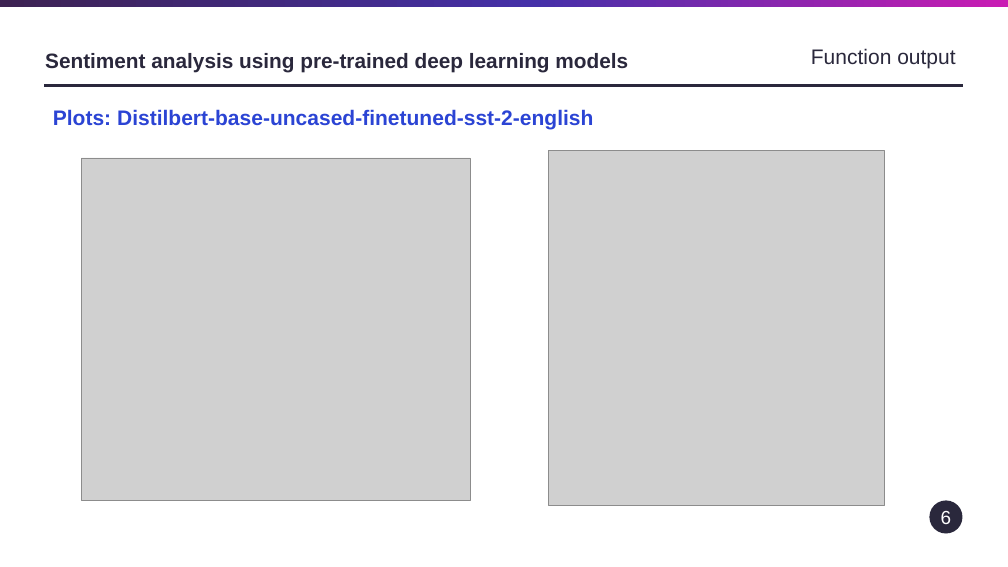
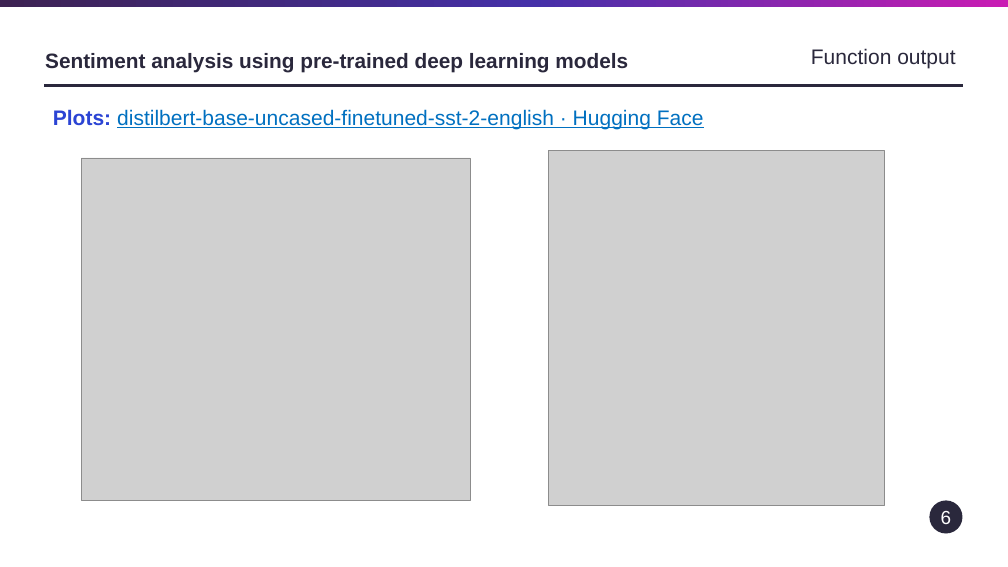
Before and after one commit to VirajOke/My-AI-Projects, a slide deck: slide 6 of nlp-exploration-notebooks-main/nlp-exploration-notebooks-main/Results/NLP_Toolkit - comments.pptx. Drawn at 1008x567 pixels with LibreOffice and Linux fonts; fonts in the diff are those of the drawing; grey boxes stand for pictures. Boxes give left, top, right and bottom in pixels: in the first picture for what was removed or moved away, otherwise in the second. Text is boxed around its words. In the diff, an @@ line names an element or a change of style, - is before the commit and + after.

```diff
--- a/nlp-exploration-notebooks-main/nlp-exploration-notebooks-main/Results/NLP_Toolkit - comments.pptx
+++ b/nlp-exploration-notebooks-main/nlp-exploration-notebooks-main/Results/NLP_Toolkit - comments.pptx
@@ text at (53,109,704,130): text changed; text colour #2B44D4 to #0070C0; bold off @@
-Plots: Distilbert-base-uncased-finetuned-sst-2-english
+Plots: distilbert-base-uncased-finetuned-sst-2-english · Hugging Face
```
Also in this commit, not shown: 12 other slides changed, 1 slide added.
